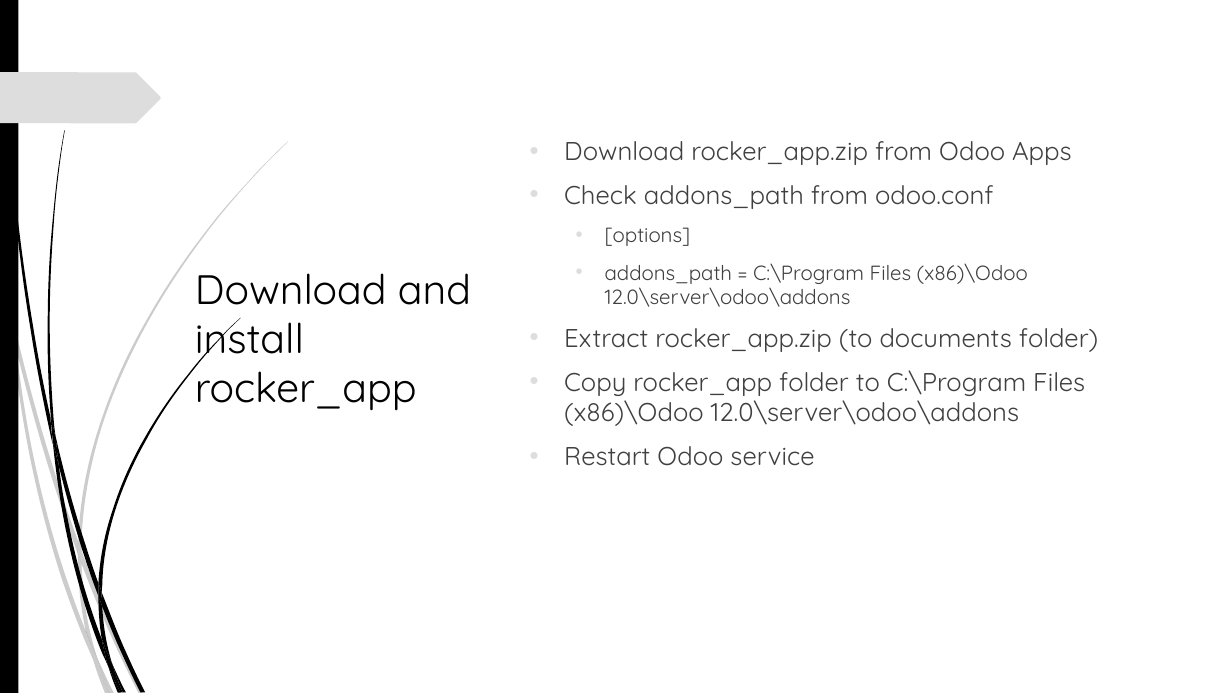
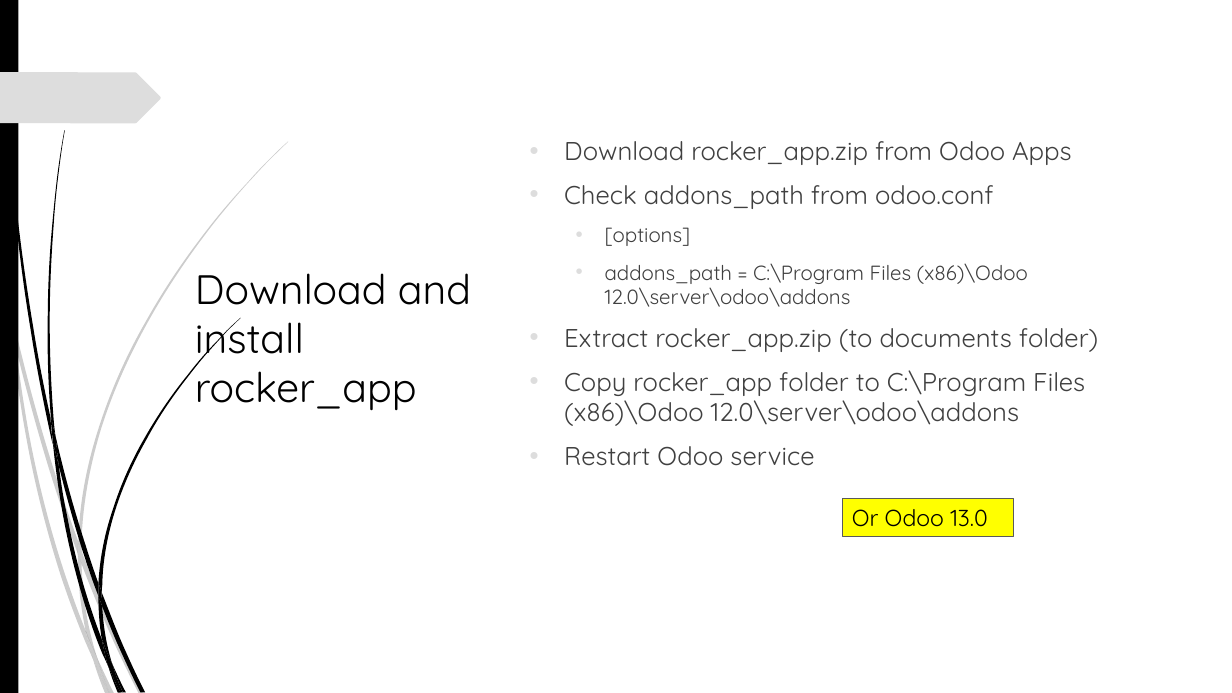
Before and after one commit to akarki58/rocker_app, a slide deck: slide 5 of rocker_app/static/description/Rocker_install.pptx (slide 4 before the commit). Drawn at 1232x693 pixels with LibreOffice and Linux fonts; fonts in the diff are those of the drawing; background and template pictures are left out. Boxes give left, top, right and bottom in pixels: in the first picture for what was removed or moved away, otherwise in the second. Text is boxed around its words. In the diff, an @@ line names an element or a change of style, - is before the commit and + after.

```diff
--- a/rocker_app/static/description/Rocker_install.pptx
+++ b/rocker_app/static/description/Rocker_install.pptx
@@ rectangle added at (843,499,1014,536), fill #FFFF00, outline #5B5B5B 0.75 pt, 18 pt, text #000000 @@
+Or Odoo 13.0
```
Also in this commit, not shown: 2 other slides changed, 1 slide added, 31 other files.
